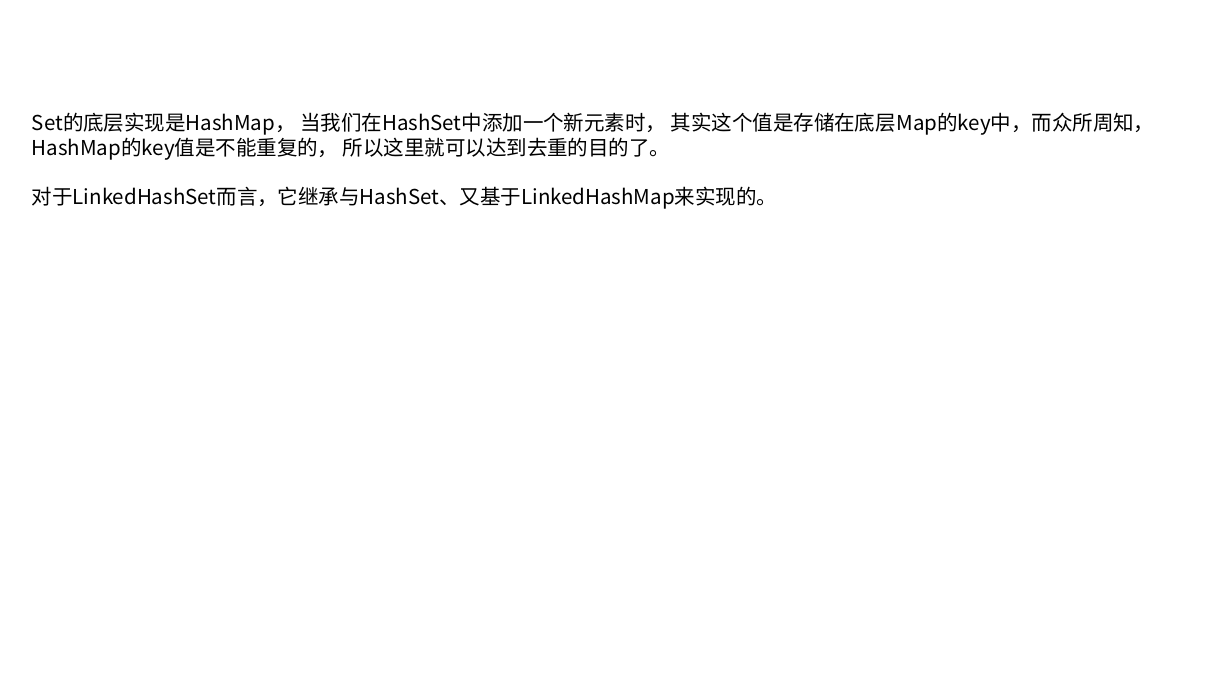
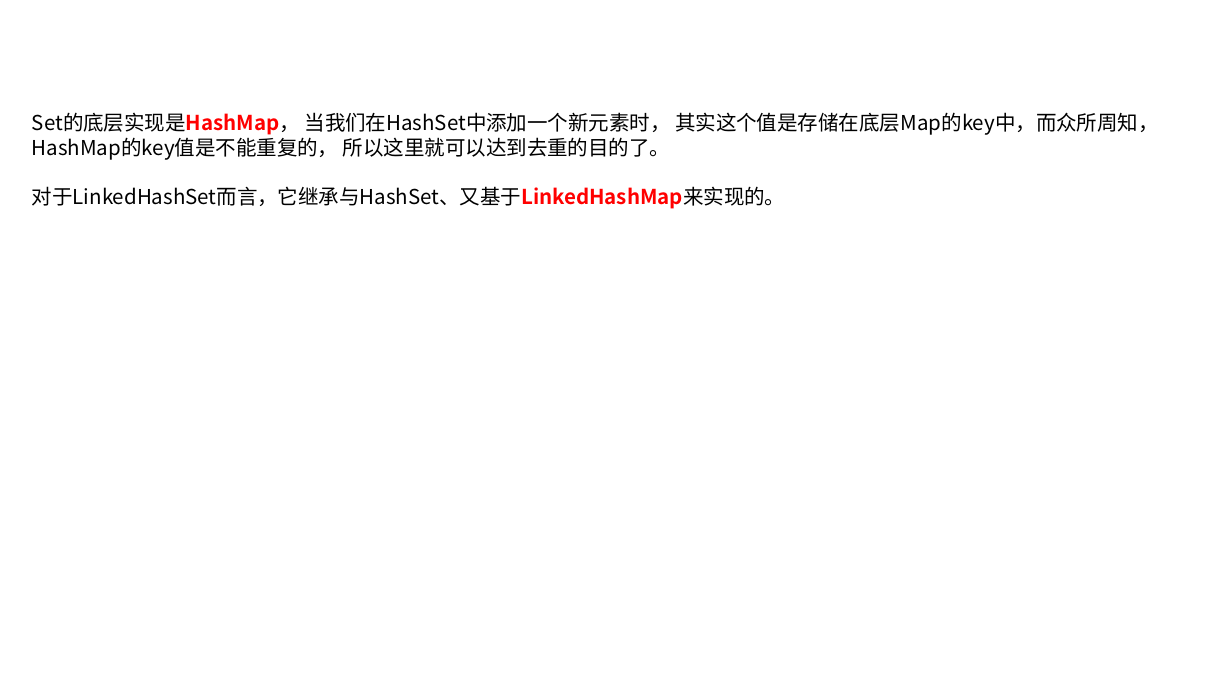
Before and after one commit to linkknown/PPT, a slide deck: slide 20 of 基础PPT/第7章：Java集合操作.pptx. Drawn at 1232x693 pixels with LibreOffice and Linux fonts; fonts in the diff are those of the drawing; background and template pictures are left out. Boxes give left, top, right and bottom in pixels: in the first picture for what was removed or moved away, otherwise in the second. Text is boxed around its words. In the diff, an @@ line names an element or a change of style, - is before the commit and + after.

```diff
--- a/基础PPT/第7章：Java集合操作.pptx
+++ b/基础PPT/第7章：Java集合操作.pptx
@@ text "Set的底层实现是HashMap， 当我们在HashSet中添加一个新元素时， 其实这个值是存储在底层Map的key中， ..." at <box>32,112,1159,209</box>: text colour #000000 to #FF0000, bold on in "Set的底层实现是HashMap，", "对于LinkedHashSet而言，它继承与HashSet、又基于LinkedHashMap来实现的。" @@
```
Also in this commit, not shown: 4 other slides changed, 2 slides added, 1 other file.
